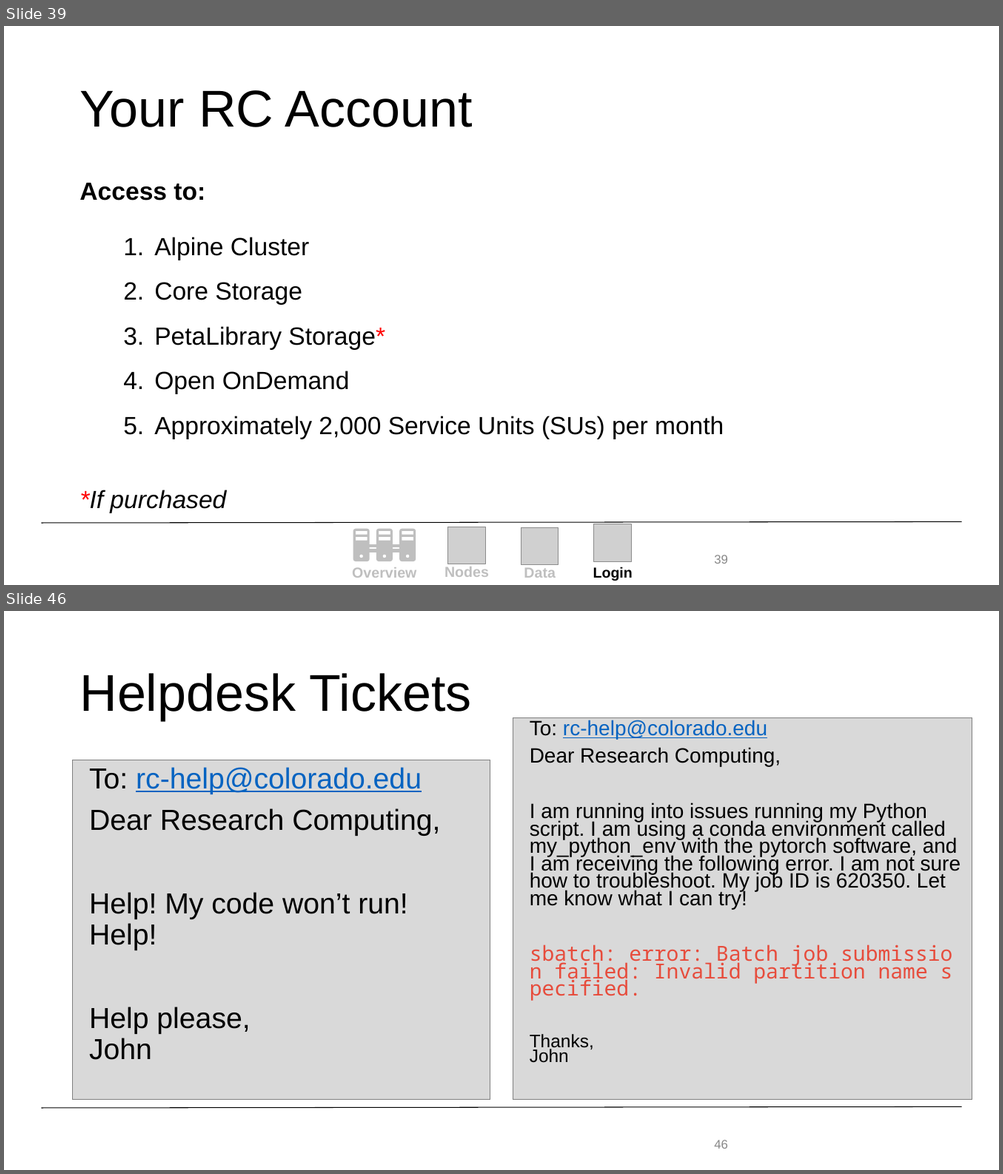
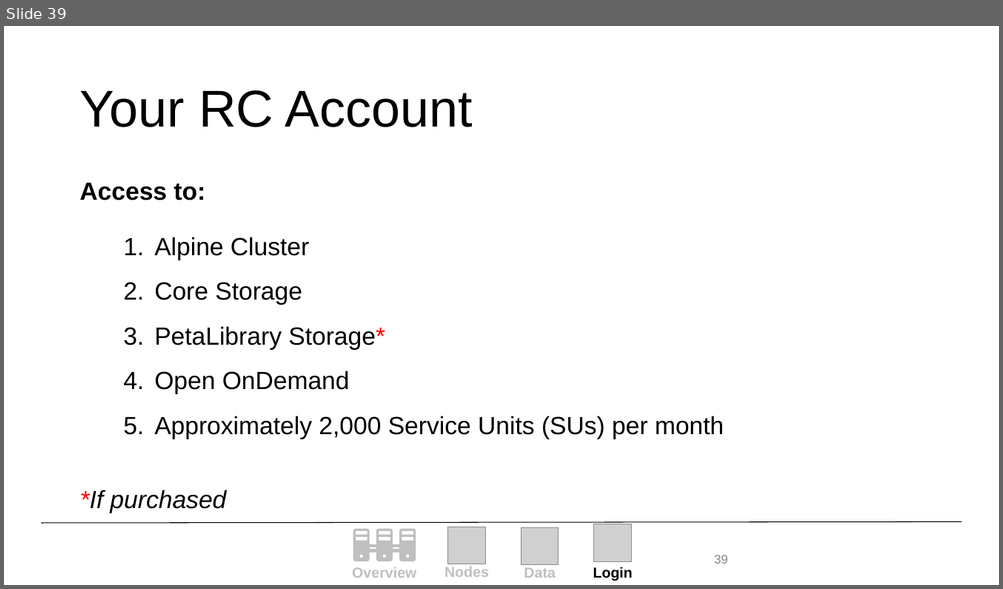
Before and after one commit to ResearchComputing/New_User_Seminar, a slide deck: Alpine_New_User_Seminar.pptx. Shown one above the other, each under a label of ours: slides 39 and 46 before the commit, slide 39 after it; the slides between them are not shown. The pictures are 1003x1174 and 1003x589 pixels, drawn with LibreOffice and Linux fonts; fonts in the diff are those of the drawing; grey boxes stand for pictures; background and template pictures are left out. Boxes give left, top, right and bottom in pixels: in the first picture for what was removed or moved away, otherwise in the second. Text is boxed around its words. In the diff, an @@ line names an element or a change of style, - is before the commit and + after.

```diff
--- a/Alpine_New_User_Seminar.pptx
+++ b/Alpine_New_User_Seminar.pptx
@@ slide 46 removed at [4,611,999,1170], background #FFFFFF; not listed: 1 template element that a slide beside it also shows @@
@@ title removed at [79,673,471,721] @@
-Helpdesk Tickets
@@ rectangle removed at [513,718,972,1099] @@
-To: rc-help@colorado.edu
-Dear Research Computing,
-I am running into issues running my Python script. I am using a conda environment called my_python_env with the pytorch software, and I am receiving the following error. I am not sure how to troubleshoot. My job ID is 620350. Let me know what I can try!
-sbatch: error: Batch job submission failed: Invalid partition name specified.
-Thanks,
-John
@@ text removed at [73,760,490,1099] @@
-To: rc-help@colorado.edu
-Dear Research Computing,
-Help! My code won’t run! Help!
-Help please,
-John
@@ page number removed at [714,1140,728,1149] @@
-46
```
Also in this commit, not shown: 10 slides changed, 1 slide added, 1 other slide removed, 1 other file.
